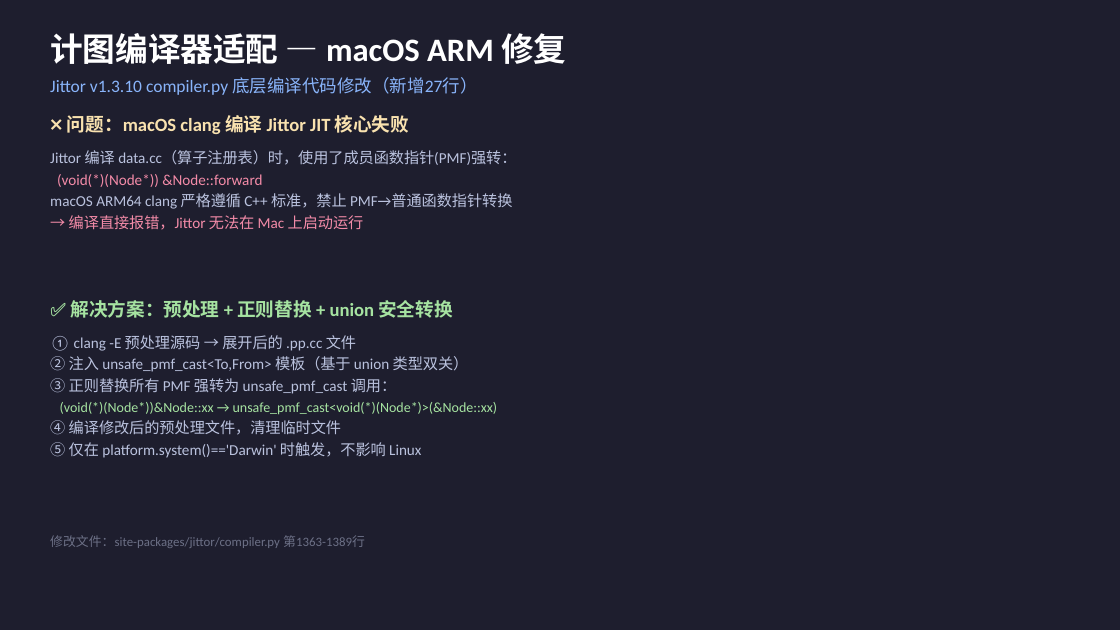
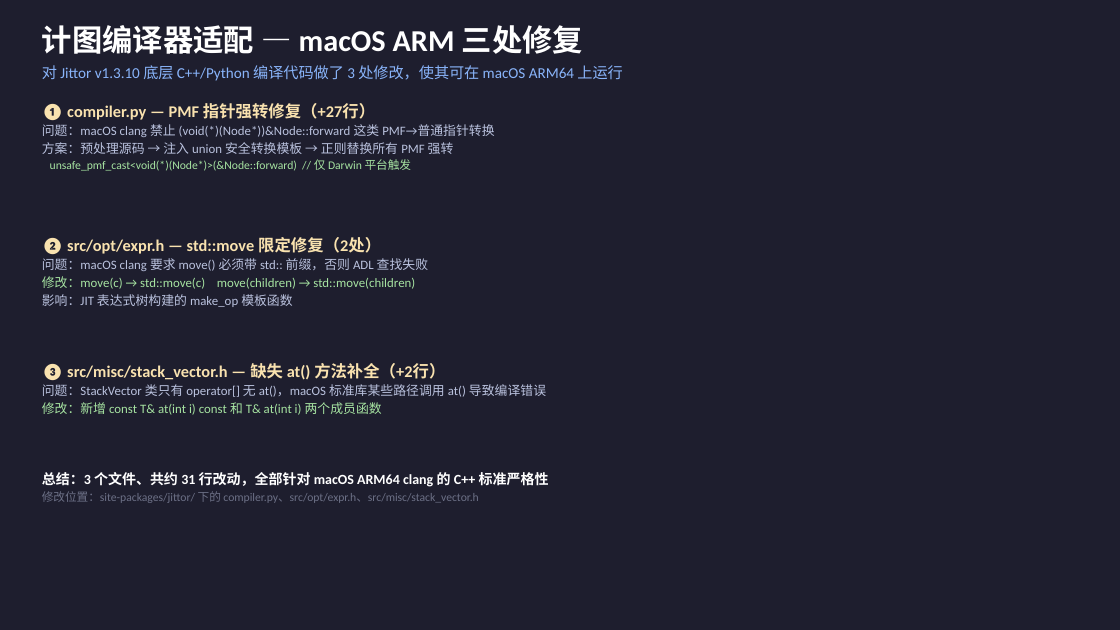
Before and after one commit to penguinand/LEAD-, a slide deck: slide 9 of LEAD_Reproduction_Report.pptx. Drawn at 1120x630 pixels with LibreOffice and Linux fonts; fonts in the diff are those of the drawing. Boxes give left, top, right and bottom in pixels: in the first picture for what was removed or moved away, otherwise in the second. Text is boxed around its words. In the diff, an @@ line names an element or a change of style, - is before the commit and + after.

```diff
--- a/LEAD_Reproduction_Report.pptx
+++ b/LEAD_Reproduction_Report.pptx
@@ text at [42, 25, 583, 54]: text changed; size 28 to 26 pt @@
-计图编译器适配 — macOS ARM 修复
+计图编译器适配 — macOS ARM 三处修复
@@ text at [42, 65, 622, 81]: text changed; size 15 to 13 pt @@
-Jittor v1.3.10 compiler.py 底层编译代码修改（新增27行）
+对 Jittor v1.3.10 底层 C++/Python 编译代码做了 3 处修改，使其可在 macOS ARM64 上运行
@@ text at [42, 103, 494, 171]: text changed; size 13 to 11 pt @@
-❌ 问题：macOS clang 编译 Jittor JIT 核心失败
-Jittor 编译 data.cc（算子注册表）时，使用了成员函数指针(PMF)强转：
-(void(*)(Node*)) &Node::forward
-macOS ARM64 clang 严格遵循 C++ 标准，禁止 PMF→普通函数指针转换
-→ 编译直接报错，Jittor 无法在 Mac 上启动运行
+❶ compiler.py — PMF 指针强转修复（+27行）
+问题：macOS clang 禁止 (void(*)(Node*))&Node::forward 这类 PMF→普通指针转换
+方案：预处理源码 → 注入 union 安全转换模板 → 正则替换所有 PMF 强转
+unsafe_pmf_cast<void(*)(Node*)>(&Node::forward) // 仅 Darwin 平台触发
@@ text at [42, 237, 428, 307]: text changed; size 13 to 11 pt @@
-✅ 解决方案：预处理 + 正则替换 + union 安全转换
-① clang -E 预处理源码 → 展开后的 .pp.cc 文件
-② 注入 unsafe_pmf_cast<To,From> 模板（基于 union 类型双关）
-③ 正则替换所有 PMF 强转为 unsafe_pmf_cast 调用：
-(void(*)(Node*))&Node::xx → unsafe_pmf_cast<void(*)(Node*)>(&Node::xx)
-④ 编译修改后的预处理文件，清理临时文件
-⑤ 仅在 platform.system()=='Darwin' 时触发，不影响 Linux
+❷ src/opt/expr.h — std::move 限定修复（2处）
+问题：macOS clang 要求 move() 必须带 std:: 前缀，否则 ADL 查找失败
+修改：move(c) → std::move(c) move(children) → std::move(children)
+影响：JIT 表达式树构建的 make_op 模板函数
@@ text added at [42, 363, 546, 415], 11 pt, text #BAC2DE @@
+❸ src/misc/stack_vector.h — 缺失 at() 方法补全（+2行）
+问题：StackVector 类只有 operator[] 无 at()，macOS 标准库某些路径调用 at() 导致编译错误
+修改：新增 const T& at(int i) const 和 T& at(int i) 两个成员函数
@@ text added at [42, 472, 549, 503], 10 pt, text #6C7086 @@
+总结：3 个文件、共约 31 行改动，全部针对 macOS ARM64 clang 的 C++ 标准严格性
+修改位置：site-packages/jittor/ 下的 compiler.py、src/opt/expr.h、src/misc/stack_vector.h
@@ text removed at [50, 535, 365, 548] @@
-修改文件：site-packages/jittor/compiler.py 第1363-1389行
```
Also in this commit, not shown: 1 other file.
